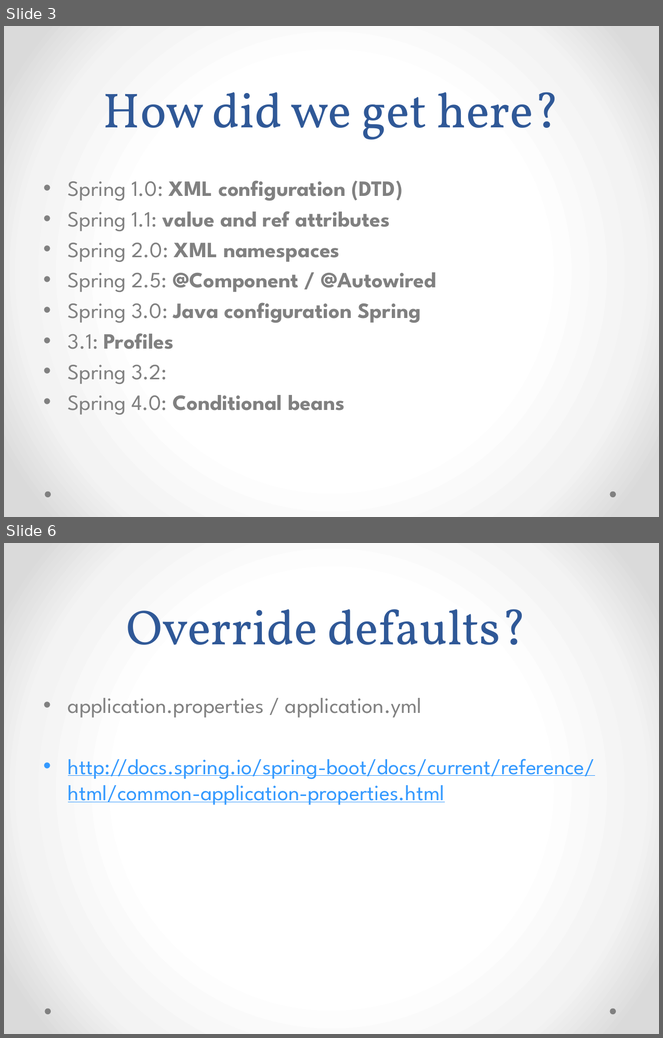
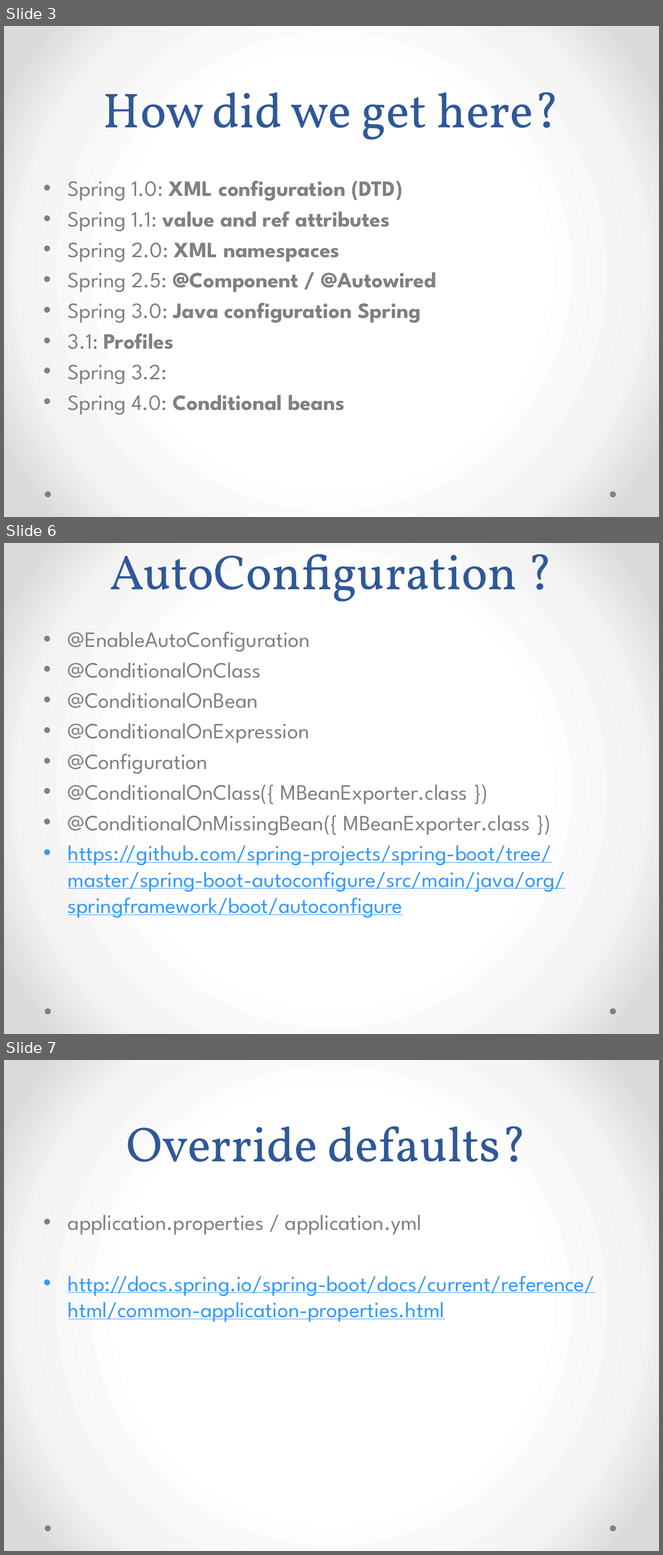
Before and after one commit to kondetibharat/SpringBootDemo, a slide deck: SpringBoot.pptx. Shown one above the other, each under a label of ours: slides 3 and 6 before the commit, slides 3, 6 and 7 after it; the slides between them are not shown. The pictures are 663x1038 and 663x1555 pixels, drawn with LibreOffice and Linux fonts; fonts in the diff are those of the drawing. Boxes give left, top, right and bottom in pixels: in the first picture for what was removed or moved away, otherwise in the second. Text is boxed around its words. In the diff, an @@ line names an element or a change of style, - is before the commit and + after.

Commit message:
Spring Boot Demo

```diff
--- a/SpringBoot.pptx
+++ b/SpringBoot.pptx
@@ slide 6 added at (x1=4, y1=543, x2=659, y2=1034), background gradient #FFFFFF to #F4F4F4 to #DADADA; not listed: 2 template elements that a slide beside it also shows @@
@@ title added at (x1=110, y1=554, x2=517, y2=602), 54 pt, text #2F5897 @@
+AutoConfiguration ?
@@ text added at (x1=68, y1=631, x2=566, y2=918), 24 pt, text #808080 @@
+• @EnableAutoConfiguration
+• @ConditionalOnClass
+• @ConditionalOnBean
+• @ConditionalOnExpression
+• @Configuration
+• @ConditionalOnClass({ MBeanExporter.class })
+• @ConditionalOnMissingBean({ MBeanExporter.class })
+• https://github.com/spring-projects/spring-boot/tree/master/spring-boot-autoconfigure/src/main/java/org/springframework/boot/autoconfigure
@@ what was slide 6 is now slide 7 @@
```
Also in this commit, not shown: 2 slides changed, 1 other slide added.
